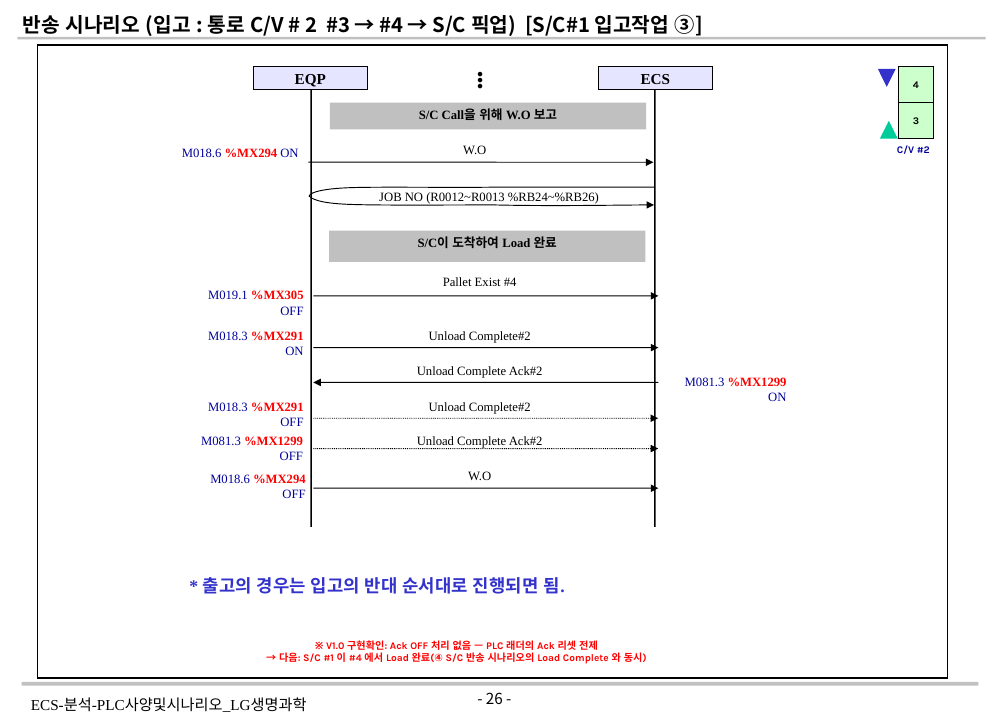
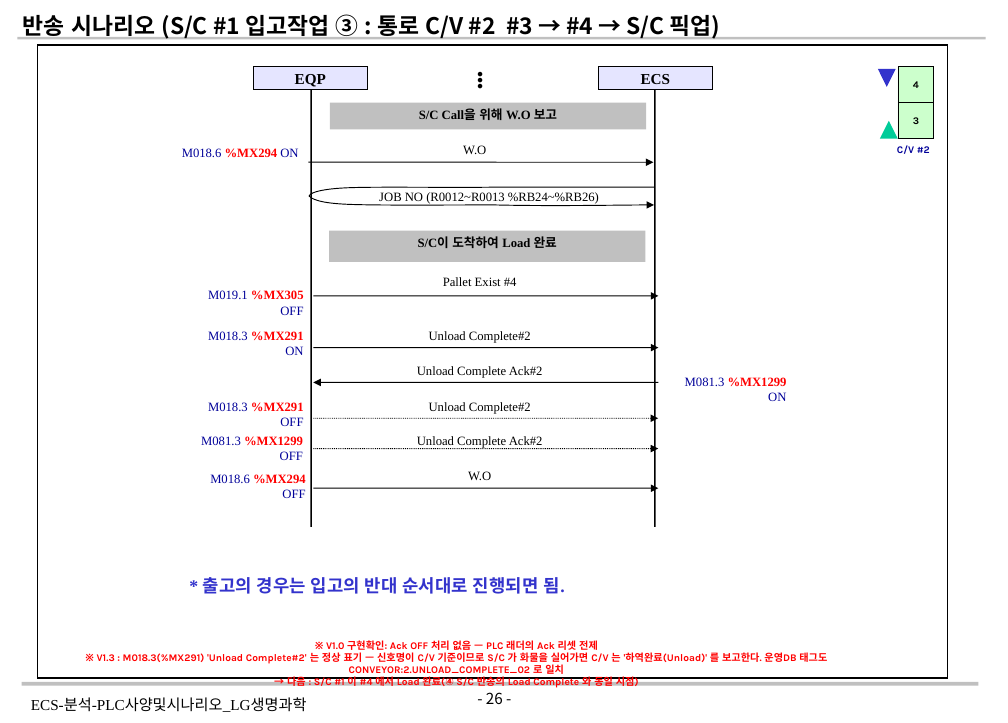
Before and after one commit to yeorijby-coder/LGLS_ALL, a slide deck: slide 26 of ECS-분석-PLC사양및시나리오_LG생명과학_V1.3_20260819.pptx. Drawn at 1008x723 pixels with LibreOffice and Linux fonts; fonts in the diff are those of the drawing; background and template pictures are left out. Boxes give left, top, right and bottom in pixels: in the first picture for what was removed or moved away, otherwise in the second. Text is boxed around its words. In the diff, an @@ line names an element or a change of style, - is before the commit and + after.

```diff
--- a/ECS-분석-PLC사양및시나리오_LG생명과학_V1.3_20260819.pptx
+++ b/ECS-분석-PLC사양및시나리오_LG생명과학_V1.3_20260819.pptx
@@ text at bbox=[23, 14, 720, 39]: text changed; size 16 to 18 pt @@
-반송 시나리오 (입고 : 통로 C/V # 2 #3 → #4 → S/C 픽업) [S/C#1 입고작업 ③]
+반송 시나리오 (S/C #1 입고작업 ③ : 통로 C/V #2 #3 → #4 → S/C 픽업)
@@ text at bbox=[97, 651, 827, 689]: text changed @@
-→ 다음: S/C #1 이 #4 에서 Load 완료(④ S/C 반송 시나리오의 Load Complete 와 동시)
+※ V1.3 : M018.3(%MX291) 'Unload Complete#2' 는 정상 표기 — 신호명이 C/V 기준이므로 S/C 가 화물을 실어가면 C/V 는 '하역완료(Unload)' 를 보고한다. 운영DB 태그도 CONVEYOR:2.UNLOAD_COMPLETE_02 로 일치
+→ 다음 : S/C #1 이 #4 에서 Load 완료(④ S/C 반송의 Load Complete 와 동일 시점)
```
Also in this commit, not shown: 19 other slides changed, 36 slides removed.
